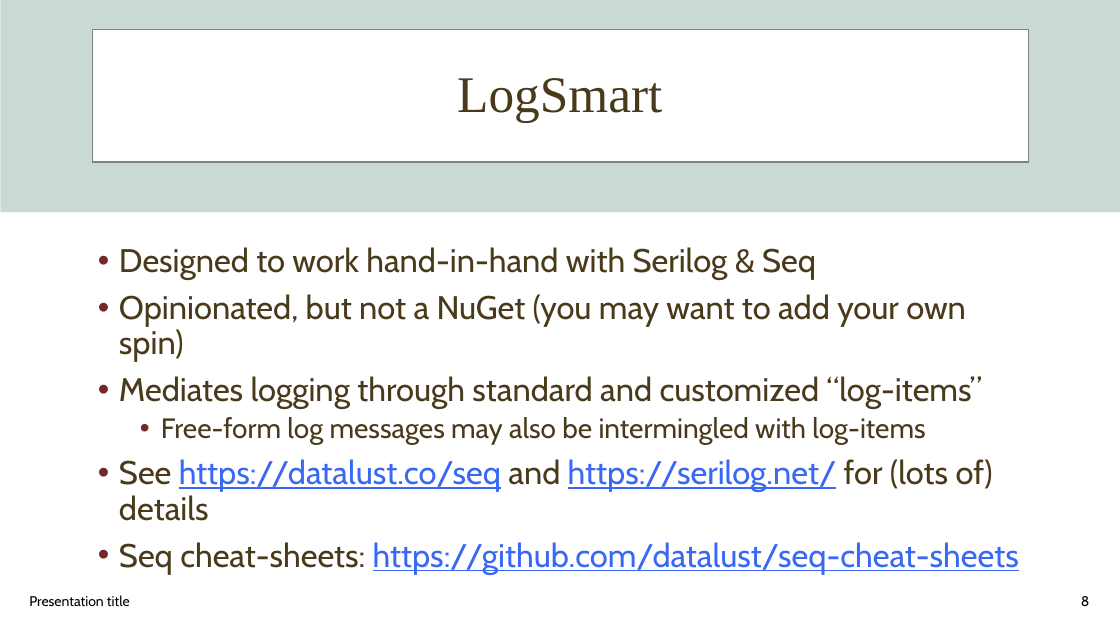
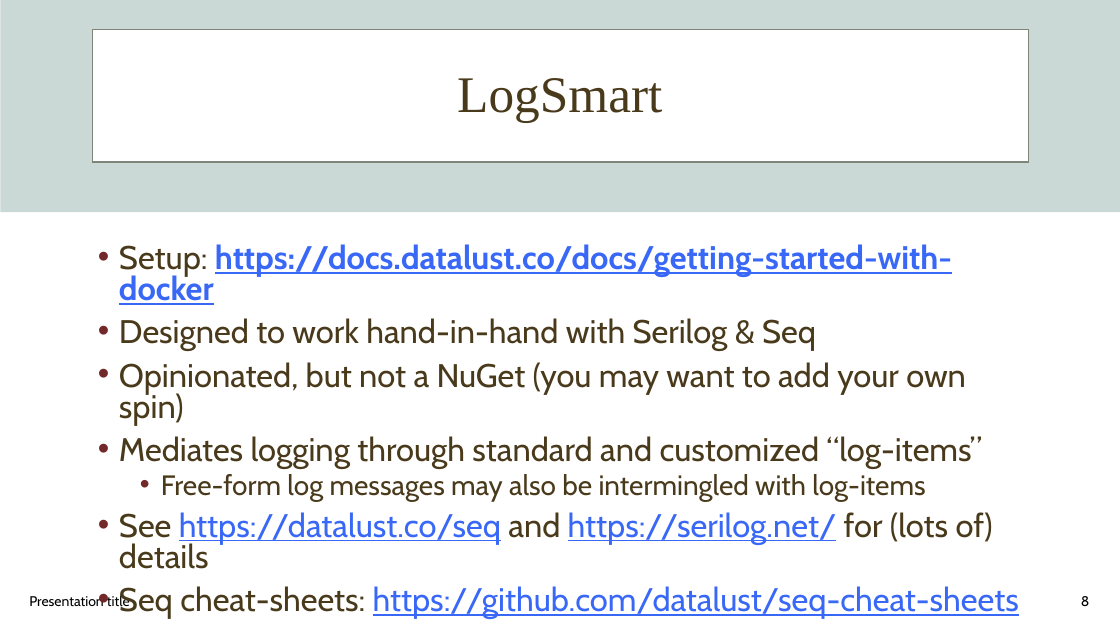
Before and after one commit to squideyes/PdnErrorHandling, a slide deck: slide 8 of PDN May 2023.pptx. Drawn at 1120x630 pixels with LibreOffice and Linux fonts; fonts in the diff are those of the drawing; background and template pictures are left out. Boxes give left, top, right and bottom in pixels: in the first picture for what was removed or moved away, otherwise in the second. Text is boxed around its words. In the diff, an @@ line names an element or a change of style, - is before the commit and + after.

Commit message:
Updated docs

```diff
--- a/PDN May 2023.pptx
+++ b/PDN May 2023.pptx
@@ text at (119, 244, 952, 305): paragraph added @@
+• Setup: https://docs.datalust.co/docs/getting-started-with-docker
@@ text at (119, 318, 1019, 619): line spacing 0.9 to 0.8 @@
```
Also in this commit, not shown: 2 other files.
